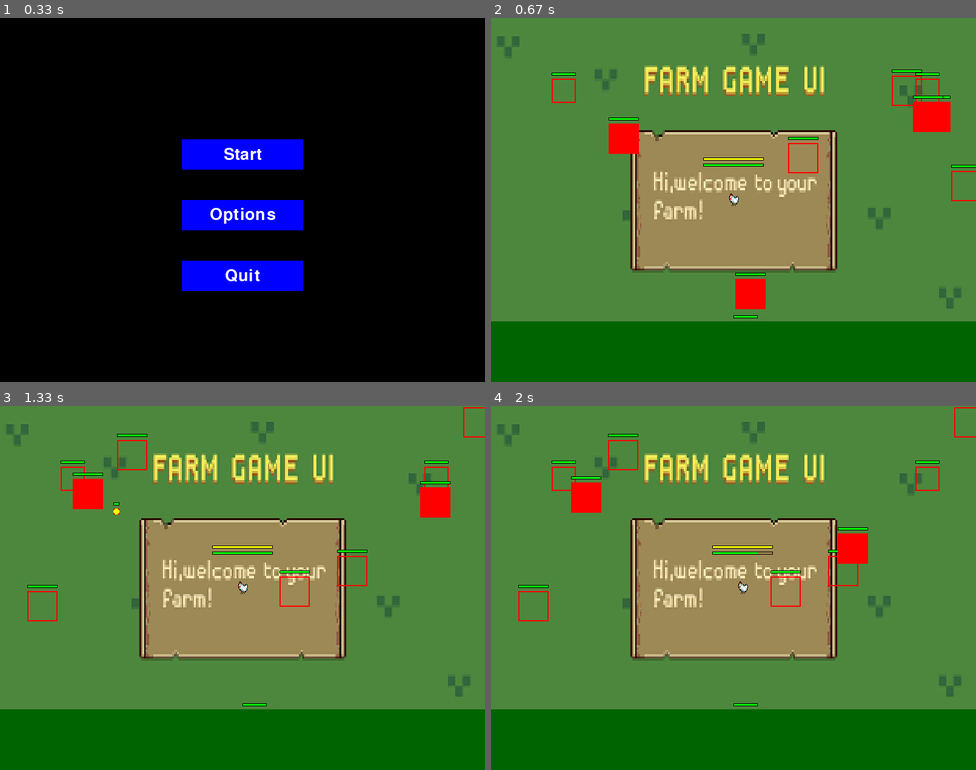
Above: before the commit, frames 1-4 (two rows, left to right).
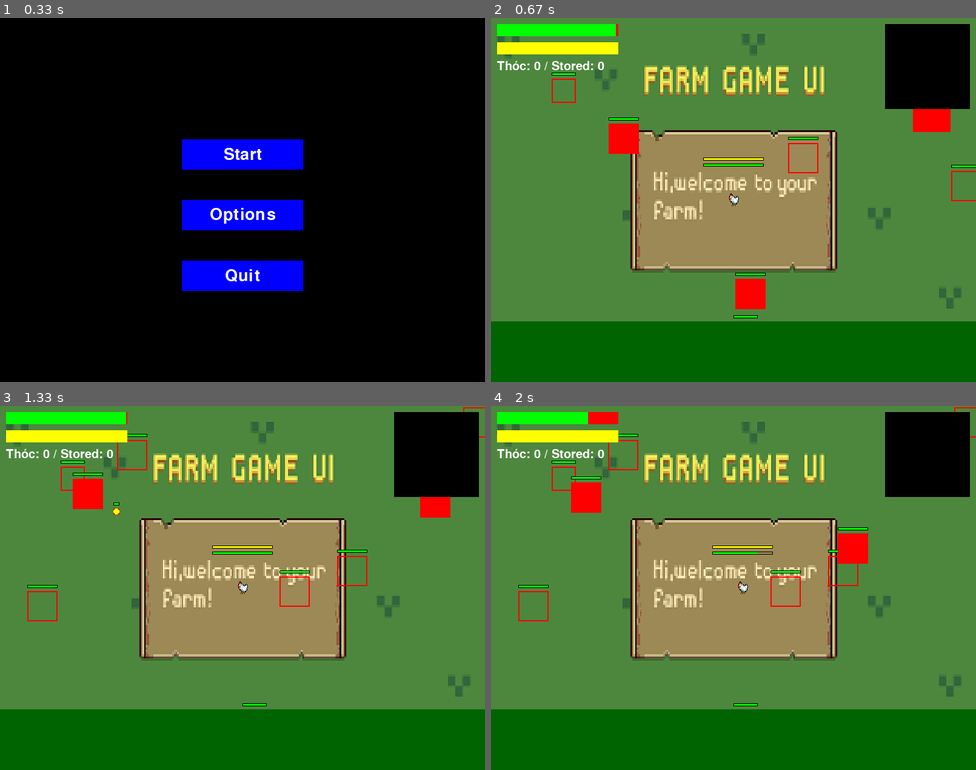
Above: after the commit, the same moments.

Repository: Zakihung/The-Chickening
Game: pygame game, started from main.py
The game is run twice, just before and just after one commit, with the same random seed, the same clock (stepped at 60 frames per second) and the same inputs.
Inputs (mouse positions are in pixels of both pictures, inside the frame that each line leads up to):
- Up to frame 1 (0.33 s): no input
- Up to frame 2 (0.67 s): click "Start" at 0.38 s
- Up to frame 3 (1.33 s): hold B 0.67-1.13 s; hold Right 0.67-1.13 s; move the mouse to (242, 609) at 0.7 s; click "Restart" at 1.22 s
- Up to frame 4 (2 s): hold Right 1.5-1.97 s; move the mouse to (583, 533) at 1.53 s

Frame 1 is identical in both runs. In frame 2, 5.9% of the frame differs, in the area x 1-99%, y 1-25%; in frame 3, 5.9%; in frame 4, 6.0%.

Commit message:
Integrate all entities/managers into game_screen day 56 to 60

Diff:
--- a/modules/screens/game_screen.py
+++ b/modules/screens/game_screen.py
@@ -1,9 +1,13 @@
 # modules/screens/game_screen.py
 import pygame
+
+from modules.skills import Skills
 from modules.utils.constants import SCREEN_WIDTH, SCREEN_HEIGHT, COLOR_GREEN
 from modules.entities.player import Player
 from modules.managers.level_manager import LevelManager
 from modules.managers.item_manager import ItemManager
+from modules.utils.hud import Hud
+
 
 class GameScreen:
     def __init__(self, screen, sound_manager):
@@ -15,6 +19,8 @@
         self.player.enemies = self.level_manager.enemies
         self.resources = []
         self.item_manager = ItemManager()
+        self.skills = Skills()
+        self.hud = Hud(self.screen, self.player)
 
     def update(self, delta_time, keys):
         self.player.update(delta_time, keys)
@@ -32,6 +38,9 @@
             item_id = self.player.inventory.pop(0)  # Equip first
             self.item_manager.equip_item(self.player, item_id)
 
+        if keys[pygame.K_b]:
+            self.skills.choose_branch(self.player, 'bomb')  # Test change branch
+
         if not self.player.invincible:
             self.player.take_damage(0.1)  # Test, remove later
 
@@ -39,6 +48,7 @@
         self.screen.fill(self.background_color)
         self.level_manager.draw(self.screen)
         self.player.draw(self.screen)
+        self.hud.draw()
         for res in self.resources:
             res.draw(self.screen)
         pygame.draw.rect(self.screen, (0, 100, 0), (0, SCREEN_HEIGHT - 100, SCREEN_WIDTH, 100))  # Grass placeholder
--- /dev/null
+++ b/modules/screens/safe_zone.py
@@ -0,0 +1,14 @@
+class SafeZone:
+    def __init__(self, screen, player):
+        self.screen = screen
+        self.player = player
+        self.buttons = [{'text': 'Store Thóc', 'rect': ..., 'action': 'store'}]
+        # Add shop/skills
+
+    def update(self, events, action=None):
+        # Handle click store player.store_thoc()
+        return action or None
+
+    def draw(self):
+        return
+        # Draw safe zone bg/buttons
--- /dev/null
+++ b/modules/utils/hud.py
@@ -0,0 +1,27 @@
+import pygame
+
+from modules.utils.constants import COLOR_RED, COLOR_GREEN, COLOR_BLUE, EGGNERGY_MAX, COLOR_YELLOW, COLOR_BLACK, \
+    SCREEN_WIDTH, COLOR_WHITE
+
+
+class Hud:
+    def __init__(self, screen, player):
+        self.screen = screen
+        self.player = player
+        self.font = pygame.font.SysFont(None, 30)
+
+    def draw(self):
+        # HP bar
+        pygame.draw.rect(self.screen, COLOR_RED, (10, 10, 200, 20))
+        hp_width = 200 * (self.player.hp / self.player.max_hp)
+        pygame.draw.rect(self.screen, COLOR_GREEN, (10, 10, hp_width, 20))
+        # Energy
+        pygame.draw.rect(self.screen, COLOR_BLUE, (10, 40, 200, 20))
+        energy_width = 200 * (self.player.eggnergy / EGGNERGY_MAX)
+        pygame.draw.rect(self.screen, COLOR_YELLOW, (10, 40, energy_width, 20))
+        # Thóc text
+        thoc_text = self.font.render(f"Thóc: {self.player.thoc_collected} / Stored: {self.player.thoc_stored}", True, COLOR_WHITE)
+        self.screen.blit(thoc_text, (10, 70))
+        # Minimap placeholder
+        pygame.draw.rect(self.screen, COLOR_BLACK, (SCREEN_WIDTH - 150, 10, 140, 140))
+        # Draw player/enemies on minimap (scale pos /10)
